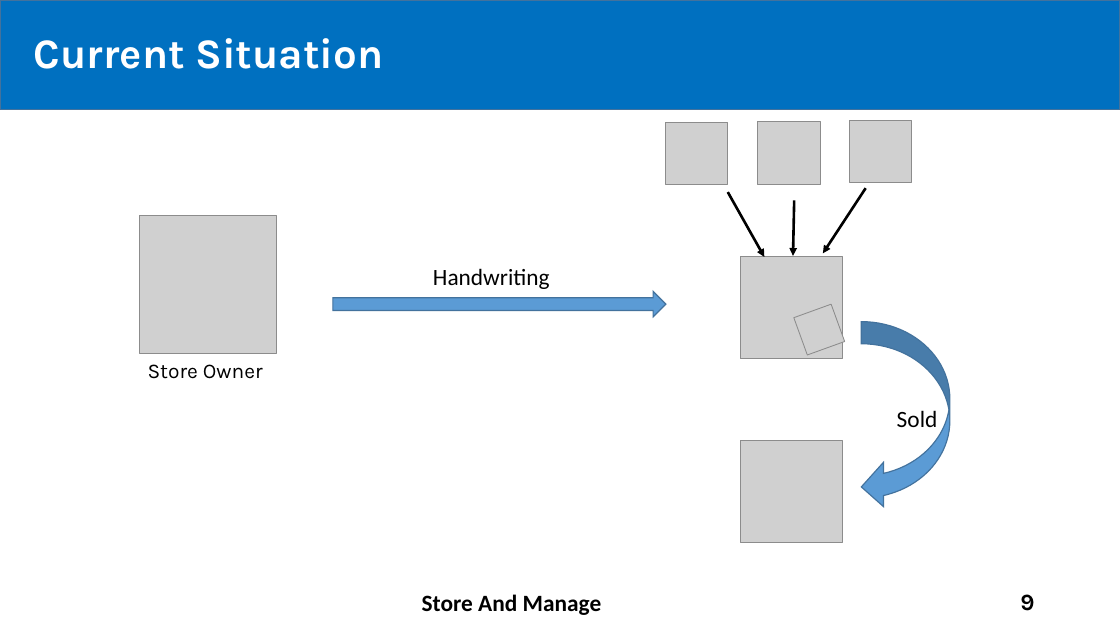
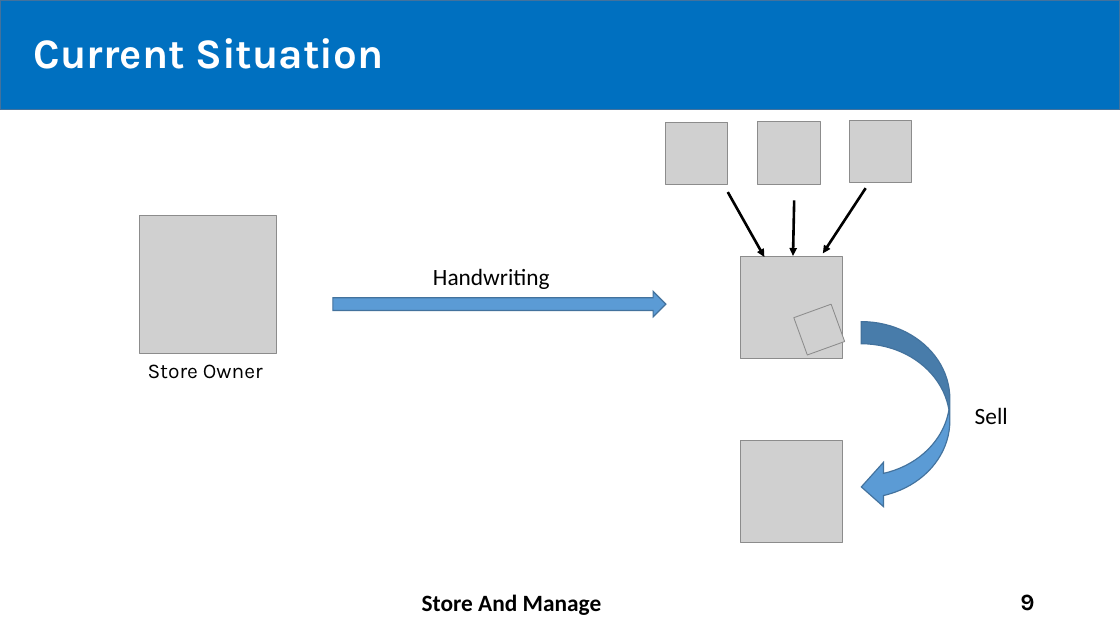
Before and after one commit to tiendan3108/CP, a slide deck: slide 9 of Source/Presentation/PreFinalPresentation.pptx. Drawn at 1120x630 pixels with LibreOffice and Linux fonts; fonts in the diff are those of the drawing; grey boxes stand for pictures. Boxes give left, top, right and bottom in pixels: in the first picture for what was removed or moved away, otherwise in the second. Text is boxed around its words. In the diff, an @@ line names an element or a change of style, - is before the commit and + after.

```diff
--- a/Source/Presentation/PreFinalPresentation.pptx
+++ b/Source/Presentation/PreFinalPresentation.pptx
@@ text removed at (897, 410, 938, 427) @@
-Sold
@@ text added at (975, 407, 1008, 424), 20 pt, text #000000 @@
+Sell
```
Also in this commit, not shown: 24 other slides changed, 14 slides added.
